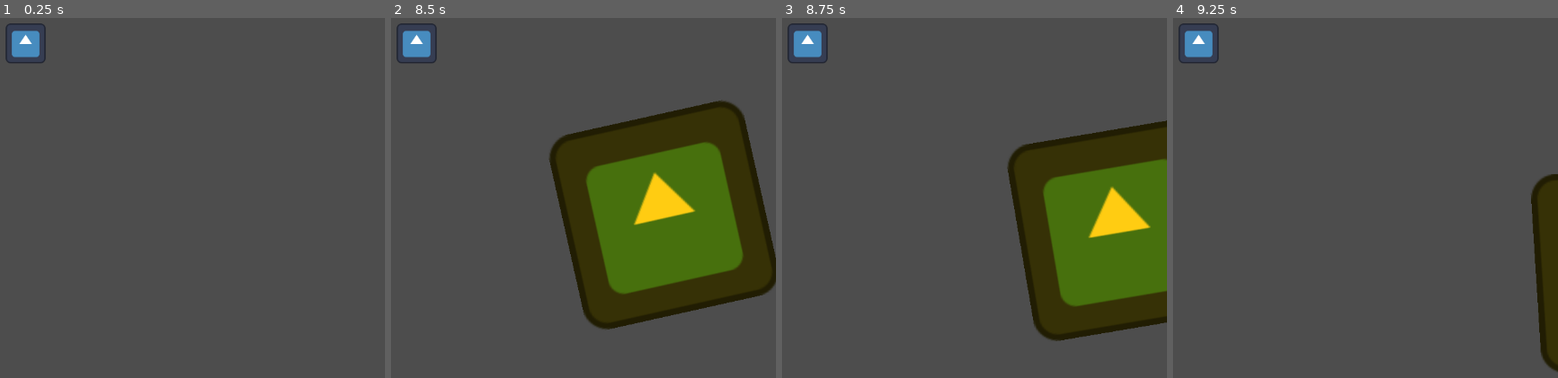
Above: before the commit, frames 1-4 (left to right).
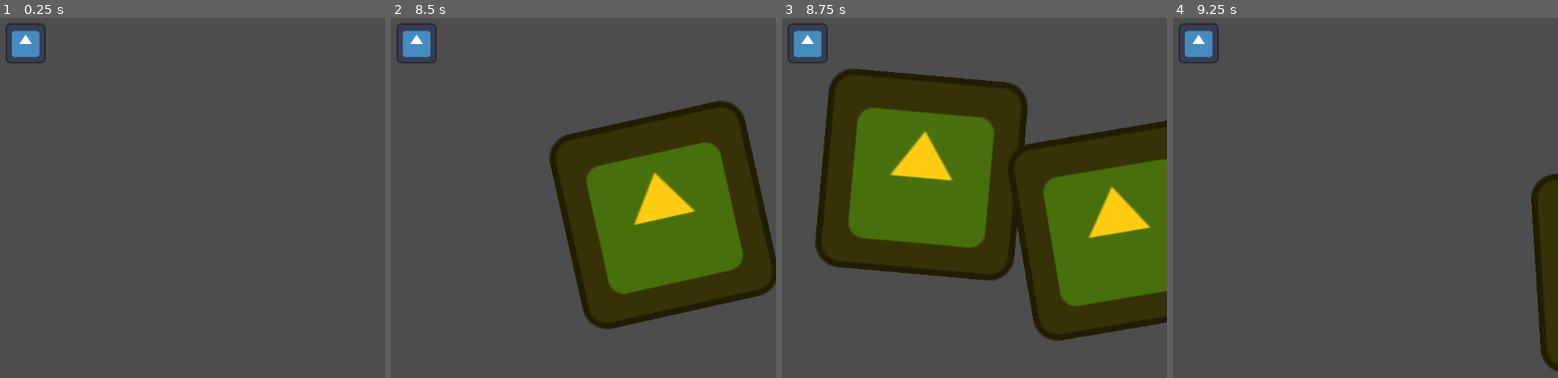
Above: after the commit, the same moments.

Repository: MANM-ANMM/jam_orage_o_rage
Game: Godot game, scene res://scene/main.tscn
Two runs of this game, one before a commit and one after it. Both use one fixed random seed, a clock stepped at 60 frames per second and the inputs below. The engine's default icon, where the game draws it, is replaced by a stand-in: a white triangle on a blue panel in a dark square.
Inputs (mouse positions are in pixels of both pictures, inside the frame that each line leads up to):
- Up to frame 1 (0.25 s): no input
- Up to frame 2 (8.5 s): tap Enter (ui_accept) at 0.5, 0.77, 0.8, 1.07, 1.35, 1.52, 1.82, 2.3, 3.02, 3.32, 3.6, 3.77, 4.07, 4.52, 4.82, 5.3, 5.75, 5.85, 6.02, 6.32, 6.5, 6.77, 6.8, 7.07, 7.52, 7.82, 8.1 s; move the mouse to (575, 180) at 0.52 s; hold Right (move_right) 0.53-1.28 s; click (575, 180) at 0.6 s; move the mouse to (outside the picture) at 1.27 s; hold Left (move_left) 1.28-2.03 s; click (outside the picture) at 1.55 s; move the mouse to (487, 111) at 2.02 s; hold Right (move_right) 2.03-3.53 s; click (487, 111) at 2.1 s; move the mouse to (outside the picture) at 2.77 s; click (outside the picture) at 2.85 s; move the mouse to (633, 259) at 3.52 s; hold Left (move_left) 3.53-5.78 s; move the mouse to (outside the picture) at 4.27 s; click (outside the picture) at 4.35 s; move the mouse to (452, 198) at 5.02 s; click (452, 198) at 5.1 s; move the mouse to (outside the picture) at 5.77 s; hold Right (move_right) 5.78-8.03 s; click (outside the picture) at 6.05 s; move the mouse to (575, 180) at 6.52 s; click (575, 180) at 6.6 s; move the mouse to (outside the picture) at 7.27 s; click (outside the picture) at 7.35 s; move the mouse to (487, 111) at 8.02 s; hold Left (move_left) from 8.03 s (still down)
- Up to frame 3 (8.75 s): keep holding Left (move_left)
- Up to frame 4 (9.25 s): keep holding Left (move_left); move the mouse to (outside the picture) at 8.77 s; click (outside the picture) at 8.85 s; tap Enter (ui_accept) at 9.02 s

Frames 1-2 are identical in both runs. In frame 3, 28% of the frame differs, in the area x 8-64%, y 13-74%; in frame 4, nothing differs.

Commit message:
foudre base

Diff:
--- a/project.godot
+++ b/project.godot
@@ -32,6 +32,11 @@
 "events": [Object(InputEventKey,"resource_local_to_scene":false,"resource_name":"","device":-1,"window_id":0,"alt_press …(182 unchanged characters)…
 ]
 }
+eclair={
+"deadzone": 0.5,
+"events": [Object(InputEventMouseButton,"resource_local_to_scene":false,"resource_name":"","device":-1,"window_id":0,"alt_pressed":false,"shift_pressed":false,"ctrl_pressed":false,"meta_pressed":false,"button_mask":1,"position":Vector2(275, 15),"global_position":Vector2(279, 56),"factor":1.0,"button_index":1,"canceled":false,"pressed":true,"double_click":false,"script":null)
+]
+}
 
 [layer_names]
 
--- /dev/null
+++ b/scene/ciblage_foudre.tscn
@@ -0,0 +1,16 @@
+[gd_scene load_steps=3 format=3 uid="uid://bfrs5k7aqy8sy"]
+
+[ext_resource type="Script" path="res://script/ciblage_foudre.gd" id="1_7vtmf"]
+
+[sub_resource type="CircleShape2D" id="CircleShape2D_b5d8h"]
+radius = 2.0
+
+[node name="CiblageFoudre" type="Area2D"]
+collision_layer = 0
+collision_mask = 20
+script = ExtResource("1_7vtmf")
+
+[node name="CollisionShape2D" type="CollisionShape2D" parent="."]
+rotation = 1.5708
+shape = SubResource("CircleShape2D_b5d8h")
+debug_color = Color(1, 0.966667, 0, 0.419608)
--- a/scene/eclair.tscn
+++ b/scene/eclair.tscn
@@ -10,6 +10,9 @@
 interpolation_color_space = 1
 colors = PackedColorArray(1, 0.960784, 0.2, 1, 1, 0.960784, 0.2, 0)
 
+[sub_resource type="CircleShape2D" id="CircleShape2D_1blt0"]
+radius = 6.0
+
 [node name="Eclair" type="Line2D"]
 visible = false
 points = PackedVector2Array(0, 0, -45.0727, 190.665, 59.4777, 135.55, 14.405, 326.215)
@@ -18,4 +21,12 @@
 default_color = Color(1, 0.960784, 0.2, 1)
 gradient = SubResource("Gradient_uge4l")
 script = ExtResource("1_s7ocr")
-end_point = Vector2(14.405, 326.215)
+
+[node name="ZoneFoudre" type="Area2D" parent="."]
+collision_layer = 0
+collision_mask = 16
+
+[node name="CollisionShape2D" type="CollisionShape2D" parent="ZoneFoudre"]
+shape = SubResource("CircleShape2D_1blt0")
+
+[connection signal="body_entered" from="ZoneFoudre" to="." method="_on_zone_foudre_body_entered"]
--- a/scene/main.tscn
+++ b/scene/main.tscn
@@ -10,13 +10,15 @@
 [ext_resource type="PackedScene" uid="uid://dgx465jyd2y5w" path="res://scene/personnages/adeptes/adepte_pose_chantier.tscn" id="7_xuc5i"]
 [ext_resource type="PackedScene" uid="uid://b2yap1l1e3a52" path="res://scene/personnages/apostats/apostat_guerrier.tscn" id="8_3brll"]
 [ext_resource type="PackedScene" uid="uid://bbccirbv3hfcs" path="res://scene/nuage.tscn" id="10_rjk7h"]
+[ext_resource type="PackedScene" uid="uid://bfrs5k7aqy8sy" path="res://scene/ciblage_foudre.tscn" id="11_bpmg8"]
 
 [node name="main" type="Node2D"]
 script = ExtResource("1_rtxvy")
 
 [node name="Planete" parent="." instance=ExtResource("3_bfyms")]
 
-[node name="Player" parent="Planete" instance=ExtResource("4_d6ngq")]
+[node name="Player" parent="Planete" node_paths=PackedStringArray("ciblage_foudre") instance=ExtResource("4_d6ngq")]
+ciblage_foudre = NodePath("../../CiblageFoudre")
 
 [node name="Camera2D" type="Camera2D" parent="Planete/Player"]
 position = Vector2(0, -800)
@@ -40,8 +42,20 @@
 [node name="AdepteConstructeur" parent="Planete/personnages" instance=ExtResource("5_vn2rs")]
 position = Vector2(113, -800)
 
+[node name="AdepteConstructeur2" parent="Planete/personnages" instance=ExtResource("5_vn2rs")]
+position = Vector2(-197, -793)
+
+[node name="AdepteConstructeur3" parent="Planete/personnages" instance=ExtResource("5_vn2rs")]
+position = Vector2(-163, -794)
+
+[node name="AdepteConstructeur4" parent="Planete/personnages" instance=ExtResource("5_vn2rs")]
+position = Vector2(206, -784)
+
 [node name="AdeptePoseChantier" parent="Planete/personnages" instance=ExtResource("7_xuc5i")]
 position = Vector2(-48, -807)
+
+[node name="AdeptePoseChantier2" parent="Planete/personnages" instance=ExtResource("7_xuc5i")]
+position = Vector2(-107, -803)
 
 [node name="ApostatGuerrier" parent="Planete/personnages" instance=ExtResource("8_3brll")]
 position = Vector2(39, -811)
@@ -54,8 +68,4 @@
 
 [node name="Nuage3" parent="Planete/nuages" instance=ExtResource("10_rjk7h")]
 
-[node name="Nuage4" parent="Planete/nuages" instance=ExtResource("10_rjk7h")]
-
-[node name="Nuage5" parent="Planete/nuages" instance=ExtResource("10_rjk7h")]
-
-[node name="Nuage6" parent="Planete/nuages" instance=ExtResource("10_rjk7h")]
+[node name="CiblageFoudre" parent="." instance=ExtResource("11_bpmg8")]
--- a/scene/nuage.tscn
+++ b/scene/nuage.tscn
@@ -1,20 +1,26 @@
-[gd_scene load_steps=3 format=3 uid="uid://bbccirbv3hfcs"]
+[gd_scene load_steps=4 format=3 uid="uid://bbccirbv3hfcs"]
 
 [ext_resource type="Script" path="res://script/nuage.gd" id="1_fn27w"]
+[ext_resource type="PackedScene" uid="uid://cipx2fu5v6v3s" path="res://scene/eclair.tscn" id="2_kxax6"]
 
 [sub_resource type="CapsuleShape2D" id="CapsuleShape2D_giho4"]
 radius = 20.0
 height = 60.0
 
-[node name="Nuage" type="Node2D"]
+[node name="Nuage" type="Node2D" node_paths=PackedStringArray("eclair")]
 script = ExtResource("1_fn27w")
+eclair = NodePath("altitude/Eclair")
 
 [node name="altitude" type="Area2D" parent="."]
 position = Vector2(0, -900)
+collision_layer = 32
+collision_mask = 32
 
 [node name="CollisionShape2D" type="CollisionShape2D" parent="altitude"]
 rotation = 1.5708
 shape = SubResource("CapsuleShape2D_giho4")
+
+[node name="Eclair" parent="altitude" instance=ExtResource("2_kxax6")]
 
 [node name="TimerDebutPluie" type="Timer" parent="."]
 wait_time = 10.0
--- a/scene/personnages/adeptes/adepte_constructeur.tscn
+++ b/scene/personnages/adeptes/adepte_constructeur.tscn
@@ -5,6 +5,7 @@
 [ext_resource type="PackedScene" uid="uid://f4bj033thorm" path="res://scene/personnages/modes_deplacements/mode_deplacement_civil.tscn" id="3_jxjue"]
 
 [sub_resource type="CircleShape2D" id="CircleShape2D_c6s6m"]
+radius = 5.0
 
 [node name="AdepteConstructeur" instance=ExtResource("1_gbo7i")]
 
--- a/scene/personnages/adeptes/adepte_pose_chantier.tscn
+++ b/scene/personnages/adeptes/adepte_pose_chantier.tscn
@@ -6,6 +6,7 @@
 [ext_resource type="PackedScene" uid="uid://f4bj033thorm" path="res://scene/personnages/modes_deplacements/mode_deplacement_civil.tscn" id="4_f0d4c"]
 
 [sub_resource type="CircleShape2D" id="CircleShape2D_ye7ry"]
+radius = 5.0
 
 [node name="AdeptePoseChantier" instance=ExtResource("1_kthtd")]
 
@@ -14,7 +15,7 @@
 debug_color = Color(0, 0.835294, 0.803922, 0.807843)
 
 [node name="PoseChantier" parent="." index="1" instance=ExtResource("2_26eel")]
-position = Vector2(0, 10)
+position = Vector2(0, 5)
 chantier = ExtResource("3_o4u12")
 
 [node name="ModeDeplacementCivil" parent="." index="2" node_paths=PackedStringArray("personnage") instance=ExtResource("4_f0d4c")]
--- a/scene/personnages/apostats/apostat_guerrier.tscn
+++ b/scene/personnages/apostats/apostat_guerrier.tscn
@@ -5,10 +5,10 @@
 [ext_resource type="PackedScene" uid="uid://b4xjsv0naewry" path="res://scene/personnages/modes_deplacements/mode_deplacement_guerrier.tscn" id="3_o02gp"]
 
 [sub_resource type="CircleShape2D" id="CircleShape2D_yq8d6"]
-radius = 15.0
+radius = 8.0
 
 [sub_resource type="CircleShape2D" id="CircleShape2D_04k6o"]
-radius = 4.0
+radius = 2.0
 
 [node name="ApostatGuerrier" instance=ExtResource("1_1pcxc")]
 peuple = 1
@@ -23,7 +23,7 @@
 peuple = 1
 
 [node name="CollisionShape2D" type="CollisionShape2D" parent="Arme" index="0"]
-position = Vector2(0, 20)
+position = Vector2(0, 11)
 shape = SubResource("CircleShape2D_04k6o")
 
 [node name="ModeDeplacementGuerrier" parent="." index="2" node_paths=PackedStringArray("personnage") instance=ExtResource("3_o02gp")]
--- a/scene/personnages/pose_chantier.tscn
+++ b/scene/personnages/pose_chantier.tscn
@@ -3,7 +3,7 @@
 [ext_resource type="Script" path="res://script/personnages/pose_chantier.gd" id="1_kje72"]
 
 [sub_resource type="CircleShape2D" id="CircleShape2D_dnwws"]
-radius = 50.0
+radius = 40.0
 
 [node name="PoseChantier" type="Area2D"]
 collision_layer = 0
--- a/scene/player.tscn
+++ b/scene/player.tscn
@@ -1,7 +1,11 @@
-[gd_scene load_steps=3 format=3 uid="uid://3c52545gaet2"]
+[gd_scene load_steps=4 format=3 uid="uid://3c52545gaet2"]
 
 [ext_resource type="Texture2D" uid="uid://c0iegaufwxl7r" path="res://icon.svg" id="1_gqmoa"]
 [ext_resource type="Script" path="res://script/player.gd" id="1_pfb8c"]
+
+[sub_resource type="CapsuleShape2D" id="CapsuleShape2D_u4is0"]
+radius = 25.0
+height = 120.0
 
 [node name="Player" type="Node2D"]
 script = ExtResource("1_pfb8c")
@@ -12,3 +16,12 @@
 [node name="Sprite2D" type="Sprite2D" parent="altitude"]
 scale = Vector2(0.2, 0.2)
 texture = ExtResource("1_gqmoa")
+
+[node name="AreaNuages" type="Area2D" parent="altitude"]
+collision_layer = 0
+collision_mask = 32
+
+[node name="CollisionShape2D" type="CollisionShape2D" parent="altitude/AreaNuages"]
+position = Vector2(0, -45)
+rotation = 1.5708
+shape = SubResource("CapsuleShape2D_u4is0")
--- /dev/null
+++ b/script/ciblage_foudre.gd
@@ -0,0 +1,21 @@
+extends Area2D
+
+class_name CiblageFoudre
+
+var do_grow:=false
+@export var grow_speed := 10.0
+@export var max_grow := 20.0
+
+# Called every frame. 'delta' is the elapsed time since the previous frame.
+func _process(delta):
+	global_position = get_global_mouse_position()
+	if do_grow and scale.x<max_grow:
+		scale.x+=delta*grow_speed
+		scale.y+=delta*grow_speed
+
+func stop_growing():
+	do_grow = false
+	scale = Vector2.ONE
+
+func start_growing():
+	do_grow = true
--- a/script/create_eclair.gd
+++ b/script/create_eclair.gd
@@ -4,5 +4,4 @@
 
 func _process(delta):
 	if Input.is_action_just_pressed("ui_accept"):
-		eclair.end_point = get_global_mouse_position() - eclair.global_position
-		eclair.start()
+		eclair.start(get_global_mouse_position())
--- a/script/eclair.gd
+++ b/script/eclair.gd
@@ -4,12 +4,16 @@
 class_name Eclair
 
 @export_range(0.45,0.75) var ratio = 0.6
-@export var end_point := Vector2.ZERO
+@onready var collision_shape_foudre := $ZoneFoudre/CollisionShape2D
 
 func _ready():
 	visible = false
 
-func start():
+func start(gpos):
+	var end_point = (gpos - global_position).rotated(-global_rotation)
+	collision_shape_foudre.position = end_point
+	collision_shape_foudre.disabled = false
+
 	visible = true
 	points[0] = Vector2.ZERO
 	points[3] = end_point
@@ -26,3 +30,8 @@
 	tween.tween_property(gradient, "offsets", new_offsets, 0.1)
 	tween.tween_interval(0.1)
 	tween.tween_callback(func(): visible=false)
+	tween.tween_callback(func(): collision_shape_foudre.disabled = true)
+
+
+func _on_zone_foudre_body_entered(body):
+	body.subir_foudre(1)
--- a/script/nuage.gd
+++ b/script/nuage.gd
@@ -1,8 +1,10 @@
 extends Node2D
 
+class_name Nuage
 
 @onready var timer_pluie := $TimerPluie
 var pluie_on := false
+@export var eclair:Eclair
 
 var speed := PI/randf_range(80, 205)
 var sens :float= [1].pick_random()
@@ -23,6 +25,10 @@
 	if not pluie_on:
 		commencer_pluie()
 
-
 func _on_timer_pluie_timeout():
 	queue_free()
+
+func lancer_eclair(gposition_end):
+	eclair.start(gposition_end)
+	if not pluie_on:
+		commencer_pluie()
--- a/script/personnages/deplacement_civil.gd
+++ b/script/personnages/deplacement_civil.gd
@@ -9,4 +9,4 @@
 
 
 func _on_timer_timeout():
-	personnage.direction *= [-1, 1].pick_random()
+	personnage.direction = [-1, 1, personnage.direction].pick_random()
--- a/script/personnages/pose_chantier.gd
+++ b/script/personnages/pose_chantier.gd
@@ -2,6 +2,10 @@
 
 @export var chantier : PackedScene
 @onready var timer := $Timer
+var counter := 0 :
+	set(val):
+		counter = val
+		timer.paused = counter > 0
 
 func poser_chantier():
 	var c = chantier.instantiate()
@@ -9,16 +13,16 @@
 	Nodes.node_batiments.add_child(c)
 
 func _on_area_entered(area):
-	timer.paused = true
+	counter += 1
 
 func _on_area_exited(area):
-	timer.paused = false
+	counter -= 1
 
 func _on_body_entered(body):
-	timer.paused = true
+	counter += 1
 
 func _on_body_exited(body):
-	timer.paused = false
+	counter -= 1
 
 func _on_timer_timeout():
 	poser_chantier()
--- a/script/player.gd
+++ b/script/player.gd
@@ -1,9 +1,27 @@
 extends Node2D
 
-@export var speed:=PI/15.0
+@export var speed := PI/15.0
+@onready var area_nuages := $altitude/AreaNuages
+@export var ciblage_foudre : CiblageFoudre
 
 # Called every frame. 'delta' is the elapsed time since the previous frame.
 func _process(delta):
 	var movement = Input.get_axis("move_left", "move_right")
 
 	rotate(movement*delta*speed)
+
+func _physics_process(delta):
+	if Input.is_action_just_pressed("eclair"):
+		ciblage_foudre.start_growing()
+	if Input.is_action_just_released("eclair"):
+		var cibles := ciblage_foudre.get_overlapping_bodies()
+		var nuages = area_nuages.get_overlapping_areas().map(func(alt): return alt.get_parent())
+
+		var nb : int = min(cibles.size(), nuages.size())
+
+		cibles.sort_custom(func(c):return c.global_position.distance_squared_to(global_position))
+
+		for i in range(nb):
+			nuages[i].lancer_eclair(cibles[i].global_position)
+
+		ciblage_foudre.stop_growing()
Not shown: 1 places in scene/eclair.tscn that only renumber resources
Not shown: 1 places in scene/main.tscn that only renumber resources
